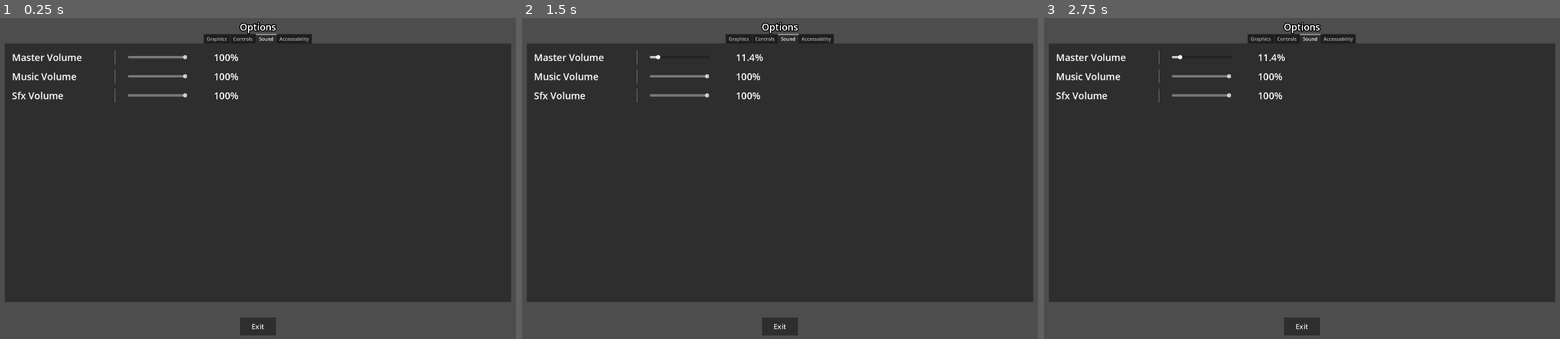
Above: before the commit, frames 1-3 (left to right).
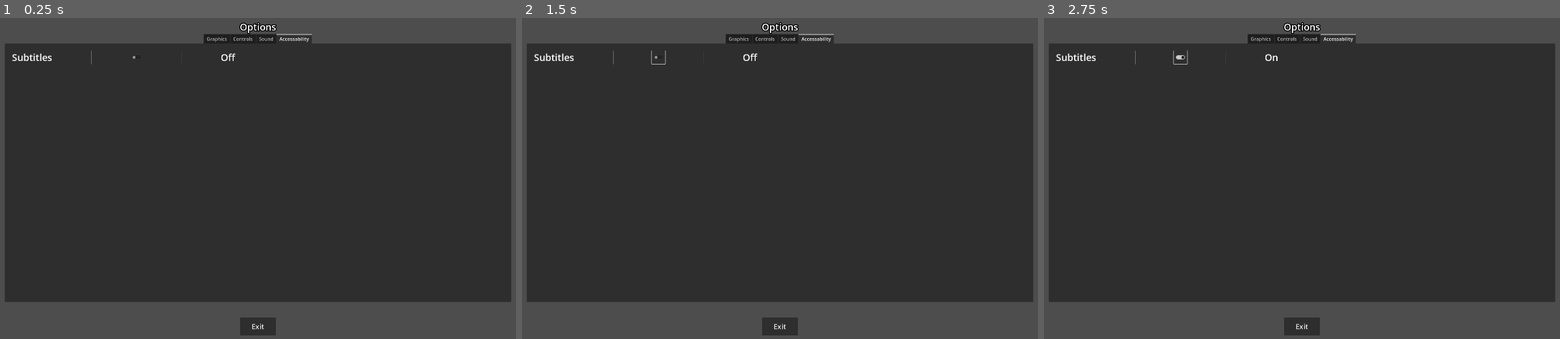
Above: after the commit, the same moments.

Repository: Netizen-Sys10/repel-the-night
Game: Godot game, scene res://MainMenu/OptionsMenu/options_menu.tscn
Same seed, same stepped clock (60 frames per second), same inputs: the game is played once before the commit and once after it. This scene is started directly instead of the project's main scene.
Inputs (mouse positions are in pixels of both pictures, inside the frame that each line leads up to):
- Up to frame 1 (0.25 s): no input
- Up to frame 2 (1.5 s): click (656, 56) at 0.52 s; tap Enter at 1.25 s; hold D (move_right) from 1.28 s (still down)
- Up to frame 3 (2.75 s): tap Space at 2 s; release D (move_right) at 2.03 s; hold A (move_left) from 2.03 s (still down)

The runs differ from the first frame. In frame 1, 1.0% of the frame differs, in the area x 2-61%, y 4-27%; in frame 2, 1.0%; in frame 3, 1.0%.

Commit message:
Added accessiblity Menu

Diff:
--- /dev/null
+++ b/MainMenu/OptionsMenu/Buttons/subtitles_toggle_button.gd
@@ -0,0 +1,19 @@
+extends Control
+
+
+@onready var state_label = $HBoxContainer/State_Label as Label
+@onready var check_button = $HBoxContainer/CheckButton as CheckButton
+
+
+# Called when the node enters the scene tree for the first time.
+func _ready():
+	check_button.toggled.connect(on_subtitles_toggled)
+
+func set_label_text(button_pressed : bool) -> void:
+	if button_pressed != true:
+		state_label.text = "Off"
+	else:
+		state_label.text = "On"
+
+func on_subtitles_toggled(button_pressed : bool) -> void:
+	set_label_text(button_pressed)
--- /dev/null
+++ b/MainMenu/OptionsMenu/Buttons/subtitles_toggle_button.tscn
@@ -0,0 +1,39 @@
+[gd_scene load_steps=2 format=3 uid="uid://des0tgnrdbbl0"]
+
+[ext_resource type="Script" path="res://MainMenu/OptionsMenu/Buttons/subtitles_toggle_button.gd" id="1_ahrcu"]
+
+[node name="Subtitles_Toggle_Button" type="Control"]
+layout_mode = 3
+anchors_preset = 15
+anchor_right = 1.0
+anchor_bottom = 1.0
+grow_horizontal = 2
+grow_vertical = 2
+script = ExtResource("1_ahrcu")
+
+[node name="HBoxContainer" type="HBoxContainer" parent="."]
+layout_mode = 0
+offset_right = 40.0
+offset_bottom = 40.0
+theme_override_constants/separation = 64
+
+[node name="Name_Label" type="Label" parent="HBoxContainer"]
+layout_mode = 2
+theme_override_font_sizes/font_size = 32
+text = "Subtitles"
+
+[node name="VSeparator" type="VSeparator" parent="HBoxContainer"]
+layout_mode = 2
+theme_override_constants/separation = 132
+
+[node name="CheckButton" type="CheckButton" parent="HBoxContainer"]
+layout_mode = 2
+
+[node name="VSeparator2" type="VSeparator" parent="HBoxContainer"]
+layout_mode = 2
+theme_override_constants/separation = 132
+
+[node name="State_Label" type="Label" parent="HBoxContainer"]
+layout_mode = 2
+theme_override_font_sizes/font_size = 32
+text = "Off"
--- a/MainMenu/OptionsMenu/settings_tab_container.tscn
+++ b/MainMenu/OptionsMenu/settings_tab_container.tscn
@@ -1,9 +1,10 @@
-[gd_scene load_steps=8 format=3 uid="uid://cv4imsp08kwco"]
+[gd_scene load_steps=9 format=3 uid="uid://cv4imsp08kwco"]
 
 [ext_resource type="PackedScene" uid="uid://n4nq2n6f3lir" path="res://MainMenu/OptionsMenu/Buttons/hotkey_rebind_button.tscn" id="1_bx2pw"]
 [ext_resource type="PackedScene" uid="uid://d3iy7ux7w51up" path="res://MainMenu/OptionsMenu/Buttons/window_mode_button.tscn" id="1_cqmde"]
 [ext_resource type="PackedScene" uid="uid://d0nlfmh0xv0kb" path="res://MainMenu/OptionsMenu/Buttons/resolution_display_button.tscn" id="2_fwd5x"]
 [ext_resource type="PackedScene" uid="uid://sufoanc0k8ns" path="res://MainMenu/OptionsMenu/Buttons/audio_slider_settings.tscn" id="4_q4cvf"]
+[ext_resource type="PackedScene" uid="uid://des0tgnrdbbl0" path="res://MainMenu/OptionsMenu/Buttons/subtitles_toggle_button.tscn" id="5_k25dl"]
 
 [sub_resource type="StyleBoxEmpty" id="StyleBoxEmpty_0vvrj"]
 
@@ -31,7 +32,7 @@
 grow_horizontal = 2
 grow_vertical = 2
 tab_alignment = 1
-current_tab = 2
+current_tab = 3
 
 [node name="Graphics" type="TabBar" parent="TabContainer"]
 visible = false
@@ -109,6 +110,7 @@
 theme_override_styles/separator = SubResource("StyleBoxEmpty_sbdns")
 
 [node name="Sound" type="TabBar" parent="TabContainer"]
+visible = false
 layout_mode = 2
 metadata/_tab_index = 2
 
@@ -144,7 +146,6 @@
 bus_name = "Sfx"
 
 [node name="Accessability" type="TabBar" parent="TabContainer"]
-visible = false
 layout_mode = 2
 metadata/_tab_index = 3
 
@@ -160,23 +161,11 @@
 theme_override_constants/margin_right = 24
 theme_override_constants/margin_bottom = 24
 
-[node name="VBoxContainer" type="VBoxContainer" parent="TabContainer/Accessability/MarginContainer"]
+[node name="ScrollContainer" type="ScrollContainer" parent="TabContainer/Accessability/MarginContainer"]
 layout_mode = 2
-theme_override_constants/separation = 64
-alignment = 1
 
-[node name="Label" type="Label" parent="TabContainer/Accessability/MarginContainer/VBoxContainer"]
+[node name="VBoxContainer" type="VBoxContainer" parent="TabContainer/Accessability/MarginContainer/ScrollContainer"]
 layout_mode = 2
-text = "123456"
 
-[node name="Label2" type="Label" parent="TabContainer/Accessability/MarginContainer/VBoxContainer"]
+[node name="Subtitles_Toggle_Button" parent="TabContainer/Accessability/MarginContainer/ScrollContainer/VBoxContainer" instance=ExtResource("5_k25dl")]
 layout_mode = 2
-text = "123456"
-
-[node name="Label3" type="Label" parent="TabContainer/Accessability/MarginContainer/VBoxContainer"]
-layout_mode = 2
-text = "123456"
-
-[node name="Label4" type="Label" parent="TabContainer/Accessability/MarginContainer/VBoxContainer"]
-layout_mode = 2
-text = "123456"
